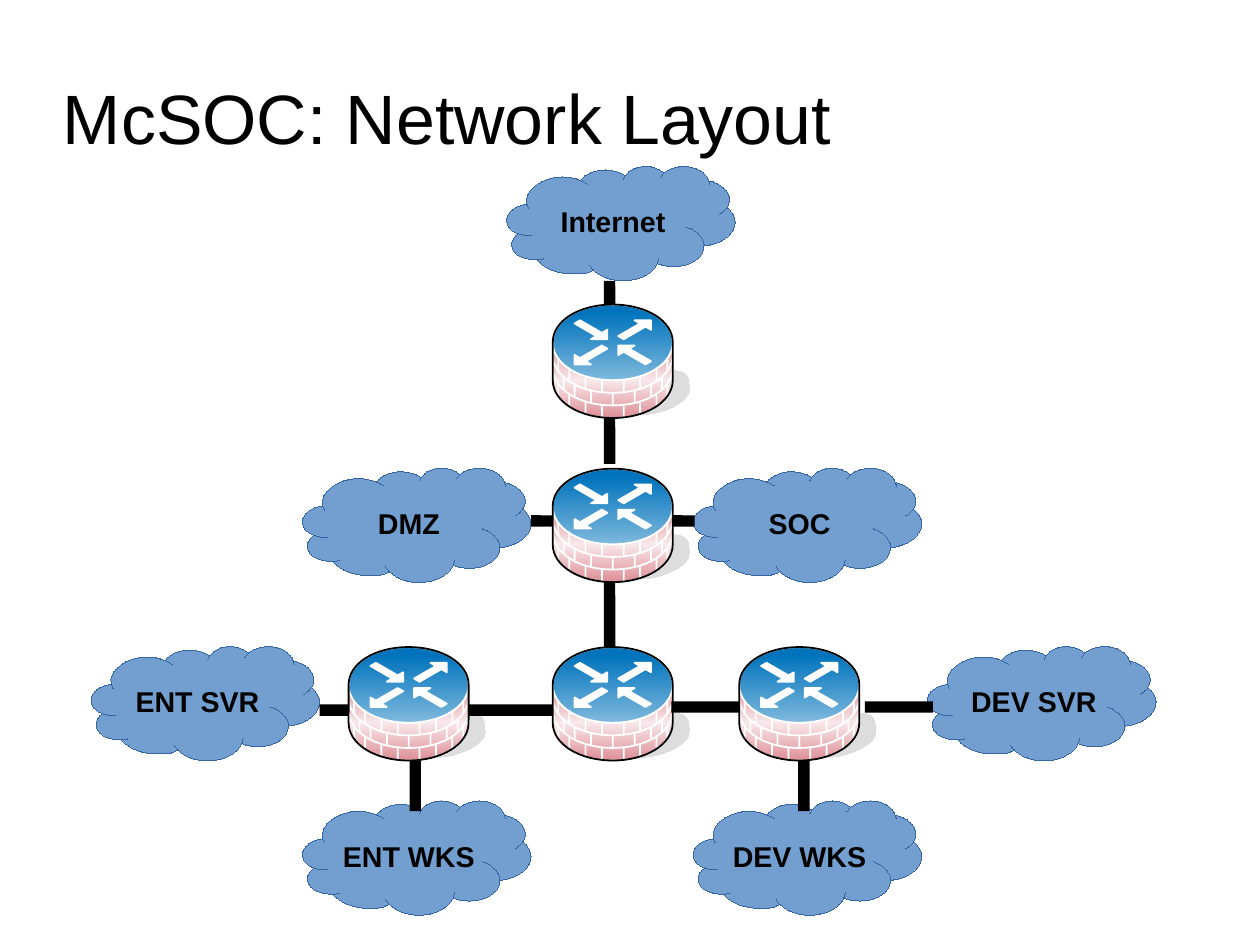
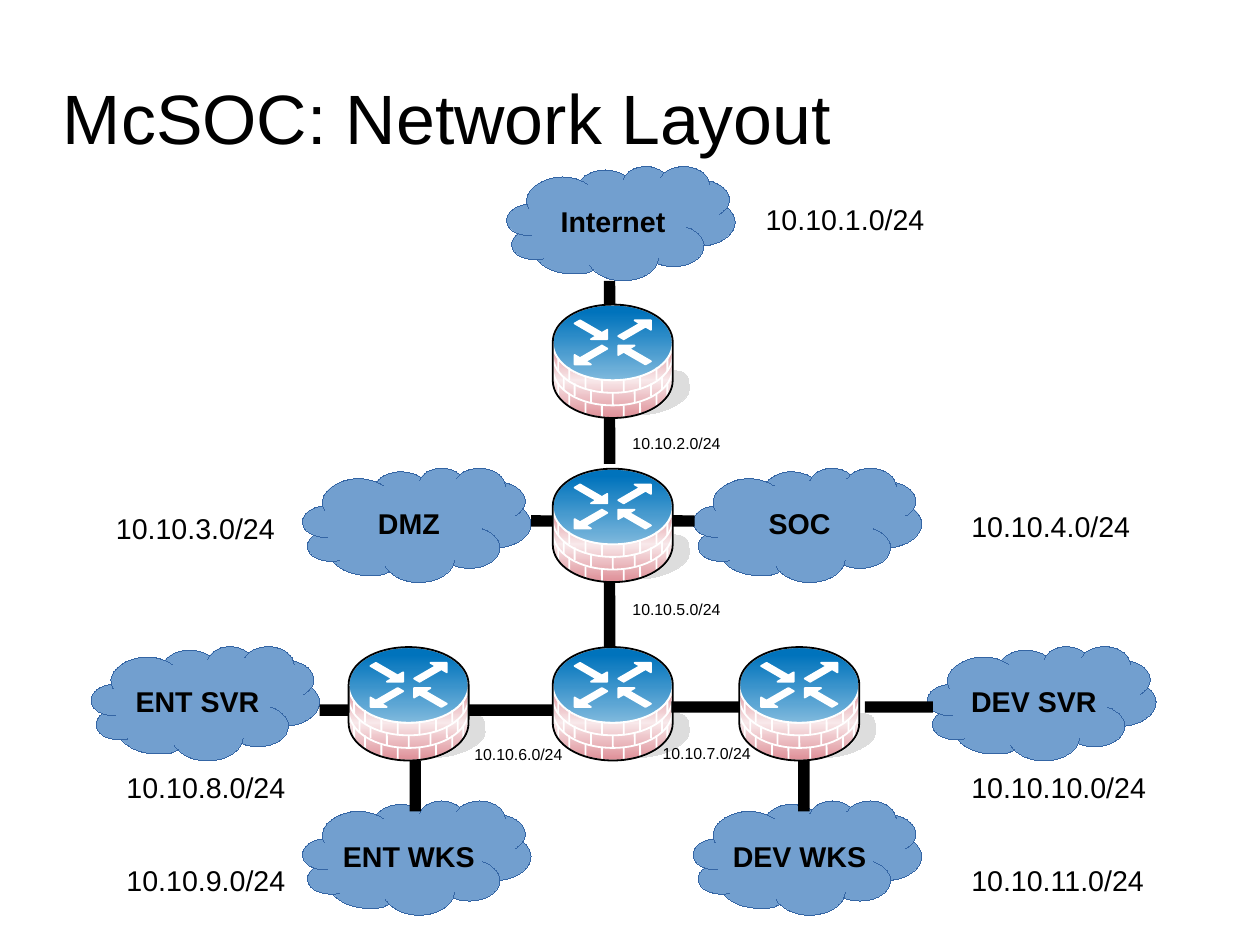
Before and after one commit to cyberxml/mcsoc, a slide deck: slide 8 of docs/McSOC Presentation.odp. Drawn at 1260x945 pixels with LibreOffice and Linux fonts; fonts in the diff are those of the drawing. Boxes give left, top, right and bottom in pixels: in the first picture for what was removed or moved away, otherwise in the second. Text is boxed around its words. In the diff, an @@ line names an element or a change of style, - is before the commit and + after.

```diff
--- a/docs/McSOC Presentation.odp
+++ b/docs/McSOC Presentation.odp
@@ text added at bbox=[766, 209, 925, 231], 18 pt, text #000000 @@
+10.10.1.0/24
@@ text added at bbox=[632, 437, 720, 449], 10 pt, text #000000 @@
+10.10.2.0/24
@@ text added at bbox=[116, 518, 275, 540], 18 pt, text #000000 @@
+10.10.3.0/24
@@ text added at bbox=[971, 516, 1130, 538], 18 pt, text #000000 @@
+10.10.4.0/24
@@ text added at bbox=[632, 603, 720, 615], 10 pt, text #000000 @@
+10.10.5.0/24
@@ text added at bbox=[474, 748, 562, 760], 10 pt, text #000000 @@
+10.10.6.0/24
@@ text added at bbox=[663, 747, 751, 759], 10 pt, text #000000 @@
+10.10.7.0/24
@@ text added at bbox=[126, 777, 285, 799], 18 pt, text #000000 @@
+10.10.8.0/24
@@ text added at bbox=[971, 777, 1146, 799], 18 pt, text #000000 @@
+10.10.10.0/24
@@ text added at bbox=[126, 870, 285, 892], 18 pt, text #000000 @@
+10.10.9.0/24
@@ text added at bbox=[971, 870, 1144, 892], 18 pt, text #000000 @@
+10.10.11.0/24
```
Also in this commit, not shown: 6 other slides changed, 2 slides added, 31 other files.
